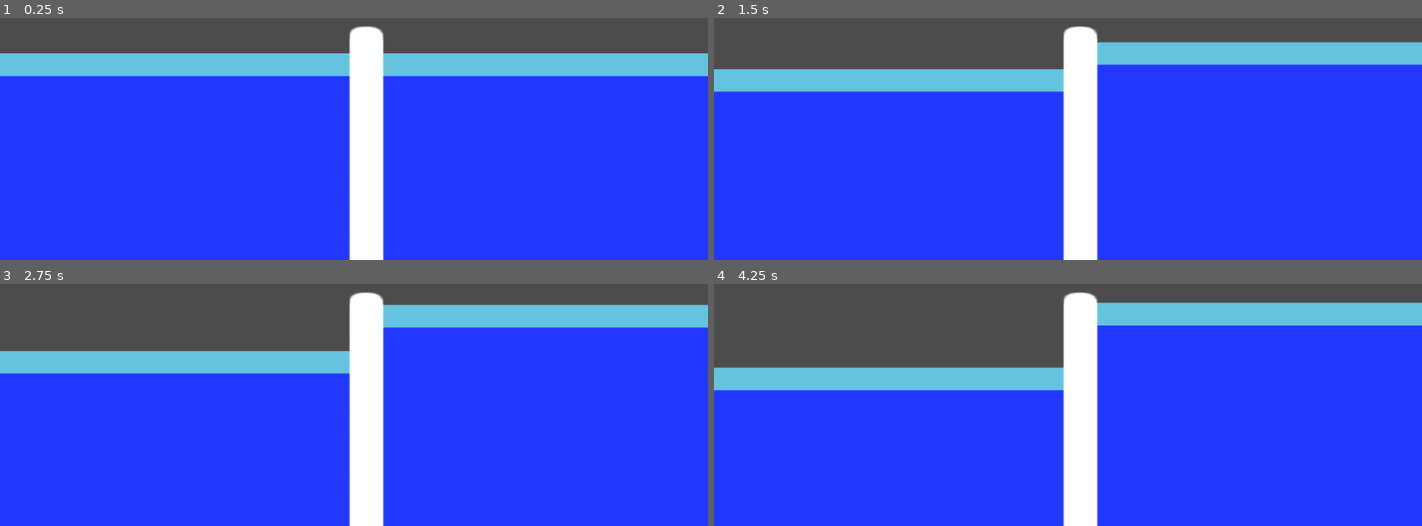
Above: before the commit, frames 1-4 (two rows, left to right).
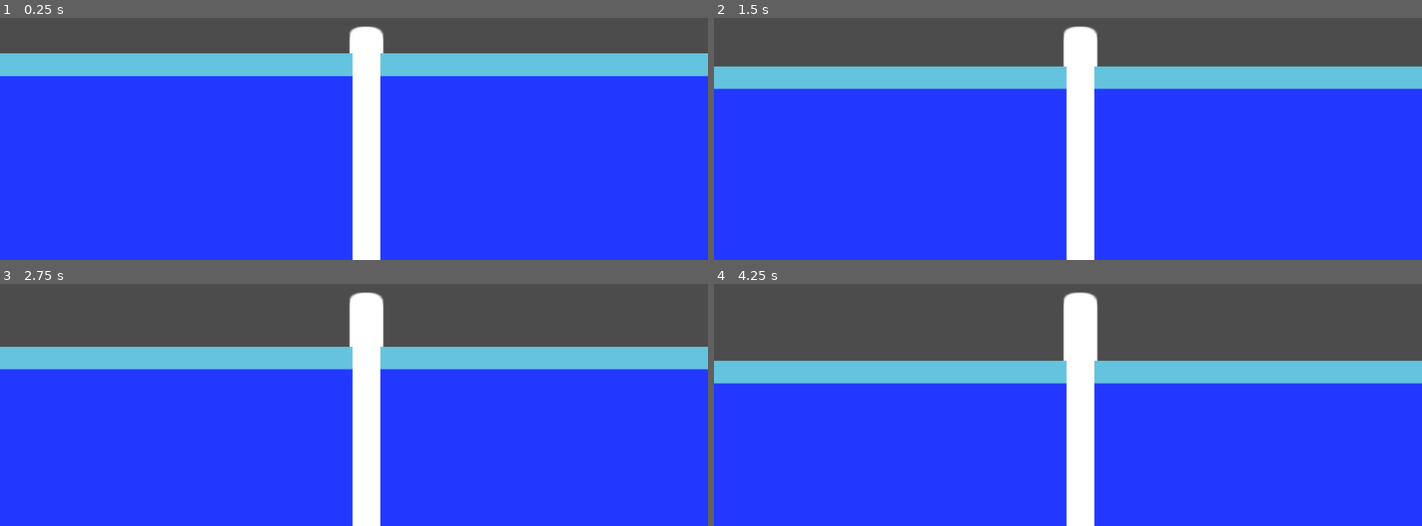
Above: after the commit, the same moments.

Repository: TeamGalileoRobotics/whippo
Game: Godot game, scene res://main.tscn
Same seed, same stepped clock (60 frames per second), same inputs: the game is played once before the commit and once after it.
Inputs:
- Up to frame 1 (0.25 s): no input
- Up to frame 2 (1.5 s): tap Enter at 0.5 s; hold W (player1_up) 0.53-1.28 s; hold Down (player2_down) 0.53-1.28 s; tap Up (player2_up) at 0.8, 1.35 s; hold S (player1_down) from 1.28 s (still down)
- Up to frame 3 (2.75 s): tap Down (player2_down) at 1.55 s; tap Space at 2 s; release S (player1_down) at 2.03 s; hold W (player1_up) from 2.03 s (still down); hold Down (player2_down) from 2.03 s (still down); tap Up (player2_up) at 2.3 s
- Up to frame 4 (4.25 s): release Down (player2_down) at 2.78 s; tap Up (player2_up) at 2.85, 3.8 s; tap Down (player2_down) at 3.05 s; tap Enter at 3.5 s; release W (player1_up) at 3.53 s; hold S (player1_down) from 3.53 s (still down); hold Down (player2_down) from 3.53 s (still down)

The runs differ from the first frame. In frame 1, 1.1% of the frame differs, in the area x 49-55%, y 14-100%; in frame 2, 11%; in frame 3, 15%; in frame 4, 19%, in the area x 0-100%, y 7-100%.

Commit message:
Add water boundary & collision

Diff:
--- a/main.tscn
+++ b/main.tscn
@@ -1,9 +1,8 @@
 [gd_scene load_steps=6 format=2]
 
-[ext_resource path="res://sprites/water.png" type="Texture" id=1]
-[ext_resource path="res://waterLeft.gd" type="Script" id=2]
-[ext_resource path="res://waterRight.gd" type="Script" id=3]
-[ext_resource path="res://sprites/pole.png" type="Texture" id=4]
+[ext_resource path="res://sprites/pole.png" type="Texture" id=1]
+[ext_resource path="res://sprites/water.png" type="Texture" id=2]
+[ext_resource path="res://waterLeft.gd" type="Script" id=3]
 
 [sub_resource type="CapsuleShape2D" id=1]
 
@@ -11,27 +10,14 @@
 radius = 28.0
 height = 304.0
 
+[sub_resource type="RectangleShape2D" id=2]
+
+custom_solver_bias = 0.0
+extents = Vector2( 250.98, 50 )
+
 [node name="Node2D" type="Node2D" index="0"]
 
-[node name="waterLeft" type="Sprite" parent="." index="0"]
-
-position = Vector2( 0, 300 )
-scale = Vector2( 0.996094, 1 )
-texture = ExtResource( 1 )
-centered = false
-script = ExtResource( 2 )
-_sections_unfolded = [ "Offset", "Transform" ]
-
-[node name="waterRight" type="Sprite" parent="." index="1"]
-
-position = Vector2( 530, 300 )
-scale = Vector2( 0.976563, 1 )
-texture = ExtResource( 1 )
-centered = false
-script = ExtResource( 3 )
-_sections_unfolded = [ "Material", "Offset", "Transform" ]
-
-[node name="pole" type="StaticBody2D" parent="." index="2"]
+[node name="pole" type="StaticBody2D" parent="." index="0"]
 
 position = Vector2( 512, 300 )
 input_pickable = false
@@ -46,9 +32,61 @@
 [node name="poleSprite" type="Sprite" parent="pole" index="0"]
 
 position = Vector2( 18, 150 )
-texture = ExtResource( 4 )
+texture = ExtResource( 1 )
 
 [node name="CollisionShape2D" type="CollisionShape2D" parent="pole" index="1"]
 
 position = Vector2( 18, 140 )
+z_index = 1
 shape = SubResource( 1 )
+_sections_unfolded = [ "Z Index" ]
+
+[node name="waterLeft" type="StaticBody2D" parent="." index="1"]
+
+input_pickable = false
+collision_layer = 1
+collision_mask = 1
+constant_linear_velocity = Vector2( 0, 0 )
+constant_angular_velocity = 0.0
+friction = 1.0
+bounce = 0.0
+
+[node name="waterLeft" type="Sprite" parent="waterLeft" index="0"]
+
+position = Vector2( 0, 300 )
+scale = Vector2( 0.996094, 1 )
+texture = ExtResource( 2 )
+centered = false
+script = ExtResource( 3 )
+_sections_unfolded = [ "Offset", "Transform" ]
+
+[node name="CollisionShape2D" type="CollisionShape2D" parent="waterLeft" index="1"]
+
+position = Vector2( 250, 380 )
+scale = Vector2( 0.996094, 1 )
+shape = SubResource( 2 )
+
+[node name="waterRight" type="StaticBody2D" parent="." index="2"]
+
+input_pickable = false
+collision_layer = 1
+collision_mask = 1
+constant_linear_velocity = Vector2( 0, 0 )
+constant_angular_velocity = 0.0
+friction = 1.0
+bounce = 0.0
+
+[node name="waterRight" type="Sprite" parent="waterRight" index="0"]
+
+position = Vector2( 550, 300 )
+scale = Vector2( 0.996094, 1 )
+texture = ExtResource( 2 )
+centered = false
+script = ExtResource( 3 )
+_sections_unfolded = [ "Offset", "Transform" ]
+
+[node name="CollisionShape2D" type="CollisionShape2D" parent="waterRight" index="1"]
+
+position = Vector2( 810, 380 )
+scale = Vector2( 0.996094, 1 )
+shape = SubResource( 2 )
--- a/waterLeft.gd
+++ b/waterLeft.gd
@@ -1,12 +1,11 @@
 extends Sprite
 
 const WATER_SPEED = 0.5
-
-func _ready():
-	pass
+const MIN_WATER_Y = 500
+const MAX_WATER_Y = 270
 
 func _process(delta):
-	if(Input.is_action_pressed("player2_up") && position.y > 500):
+	if(Input.is_action_pressed("player2_up") && position.y > MAX_WATER_Y):
 		position.y -= WATER_SPEED
-	if(Input.is_action_pressed("player2_down") && position.y < 1024):
+	if(Input.is_action_pressed("player2_down") && position.y < MIN_WATER_Y):
 		position.y += WATER_SPEED
--- a/waterRight.gd
+++ b/waterRight.gd
@@ -1,12 +1,11 @@
 extends Sprite
 
 const WATER_SPEED = 0.5
-
-func _ready():
-	pass
+const MIN_WATER_Y = 500
+const MAX_WATER_Y = 270
 
 func _process(delta):
-	if(Input.is_action_pressed("player1_up")):
+	if(Input.is_action_pressed("player1_up") && position.y > MAX_WATER_Y):
 		position.y -= WATER_SPEED
-	if(Input.is_action_pressed("player1_down")):
+	if(Input.is_action_pressed("player1_down") && position.y < MIN_WATER_Y):
 		position.y += WATER_SPEED
